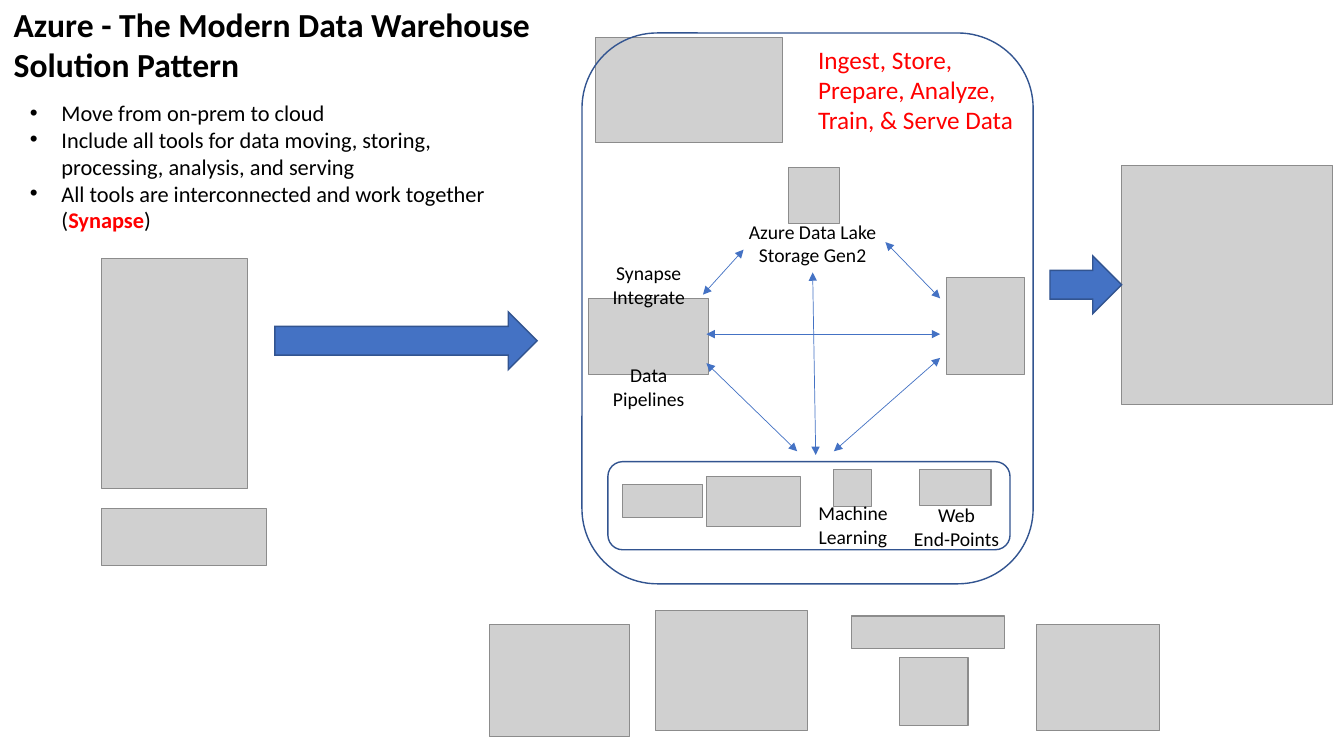
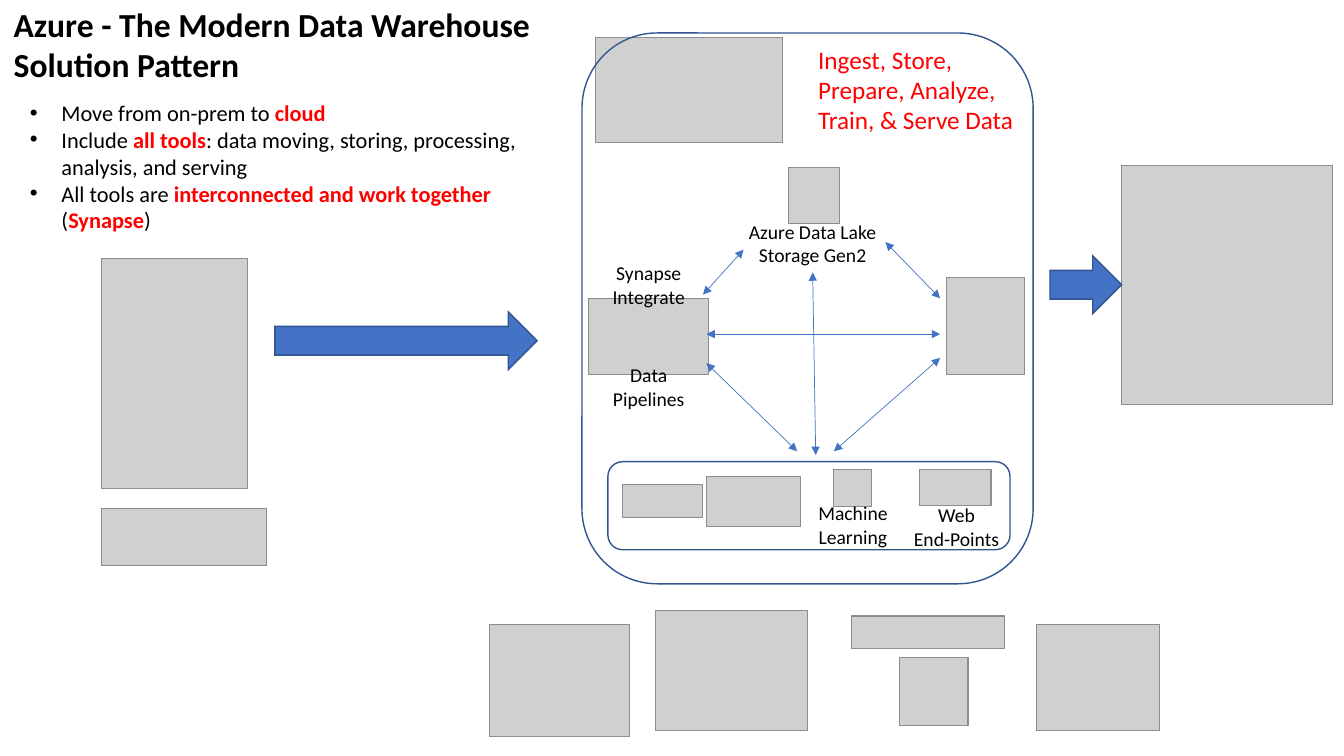
Before and after one commit to lselector/ml_ai_doc, a slide deck: slide 6 of SQL_Modern_DW.pptx. Drawn at 1344x756 pixels with LibreOffice and Linux fonts; fonts in the diff are those of the drawing; grey boxes stand for pictures. Boxes give left, top, right and bottom in pixels: in the first picture for what was removed or moved away, otherwise in the second. Text is boxed around its words. In the diff, an @@ line names an element or a change of style, - is before the commit and + after.

```diff
--- a/SQL_Modern_DW.pptx
+++ b/SQL_Modern_DW.pptx
@@ text at box(61, 105, 491, 232): text colour #000000 to #FF0000, bold on in "cloud", "interconnected and work together" @@
@@ text at box(61, 132, 515, 179): text changed @@
-• Include all tools for data moving, storing, processing, analysis, and serving
+• Include all tools: data moving, storing, processing, analysis, and serving
```
Also in this commit, not shown: 2 other slides changed, 1 slide added.
